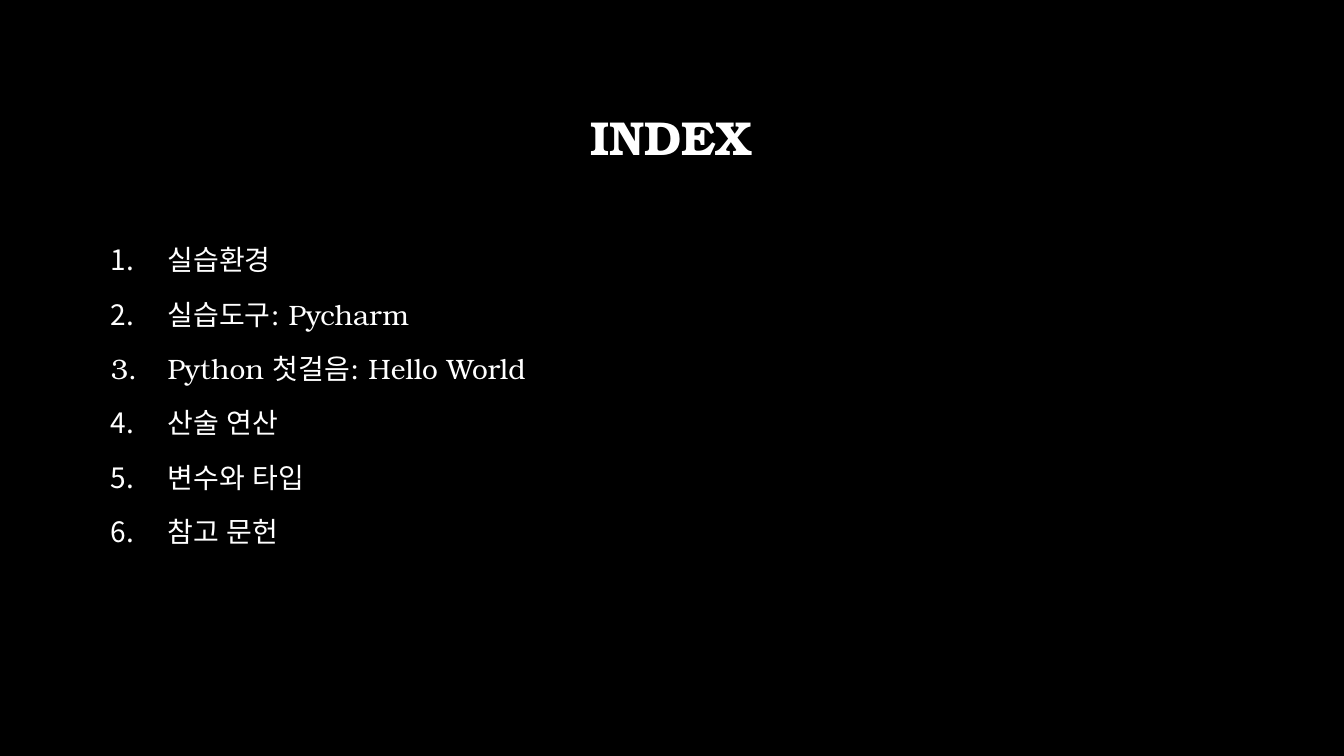
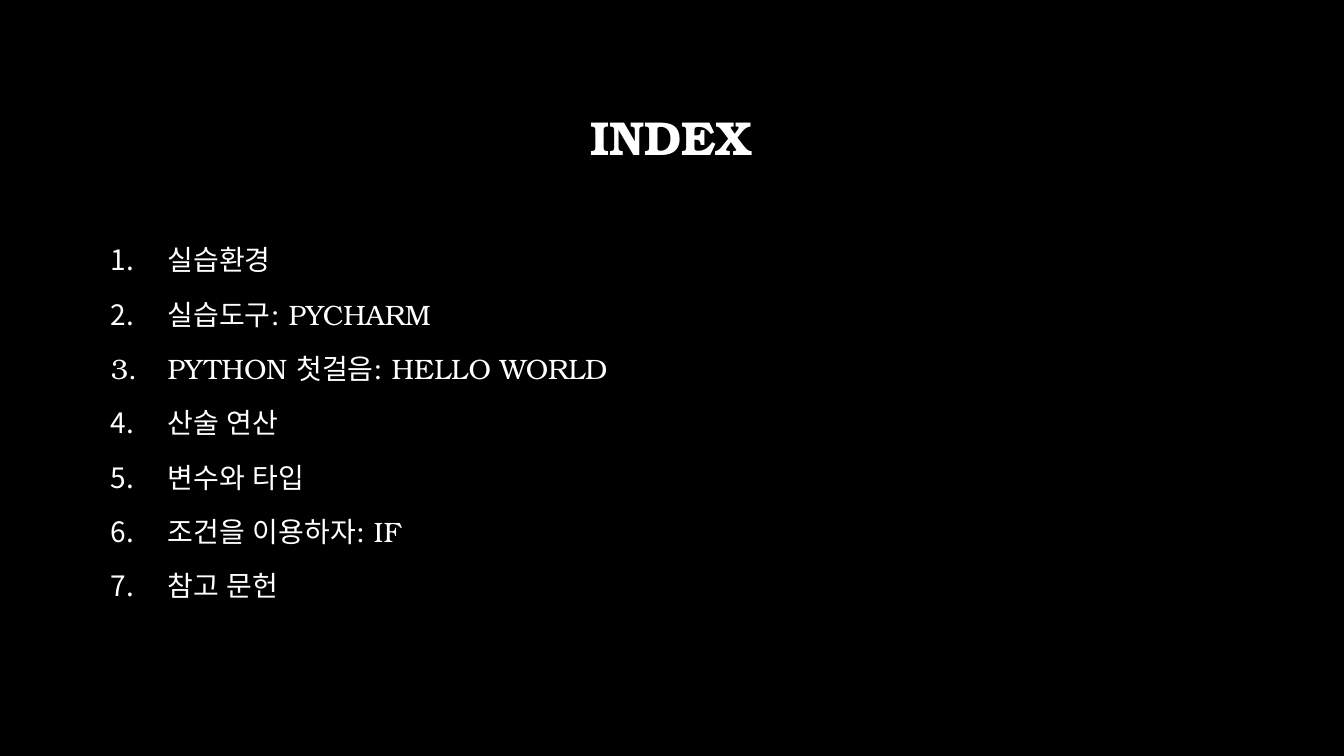
Before and after one commit to across0406/2017-GNU-Science-Camp-of-Computer-Science, a slide deck: slide 2 of ppt/2. 실습환경 및 Python 기초.pptx. Drawn at 1344x756 pixels with LibreOffice and Linux fonts; fonts in the diff are those of the drawing; background and template pictures are left out. Boxes give left, top, right and bottom in pixels: in the first picture for what was removed or moved away, otherwise in the second. Text is boxed around its words. In the diff, an @@ line names an element or a change of style, - is before the commit and + after.

```diff
--- a/ppt/2. 실습환경 및 Python 기초.pptx
+++ b/ppt/2. 실습환경 및 Python 기초.pptx
@@ text at (168, 301, 608, 381): text changed @@
-2. 실습도구: Pycharm
-3. Python 첫걸음: Hello World
+2. 실습도구: PYCHARM
+3. PYTHON 첫걸음: HELLO WORLD
@@ text at (168, 518, 401, 545): paragraph added @@
+6. 조건을 이용하자: IF
```
Also in this commit, not shown: 4 other slides changed, 4 slides added, 5 other files.
